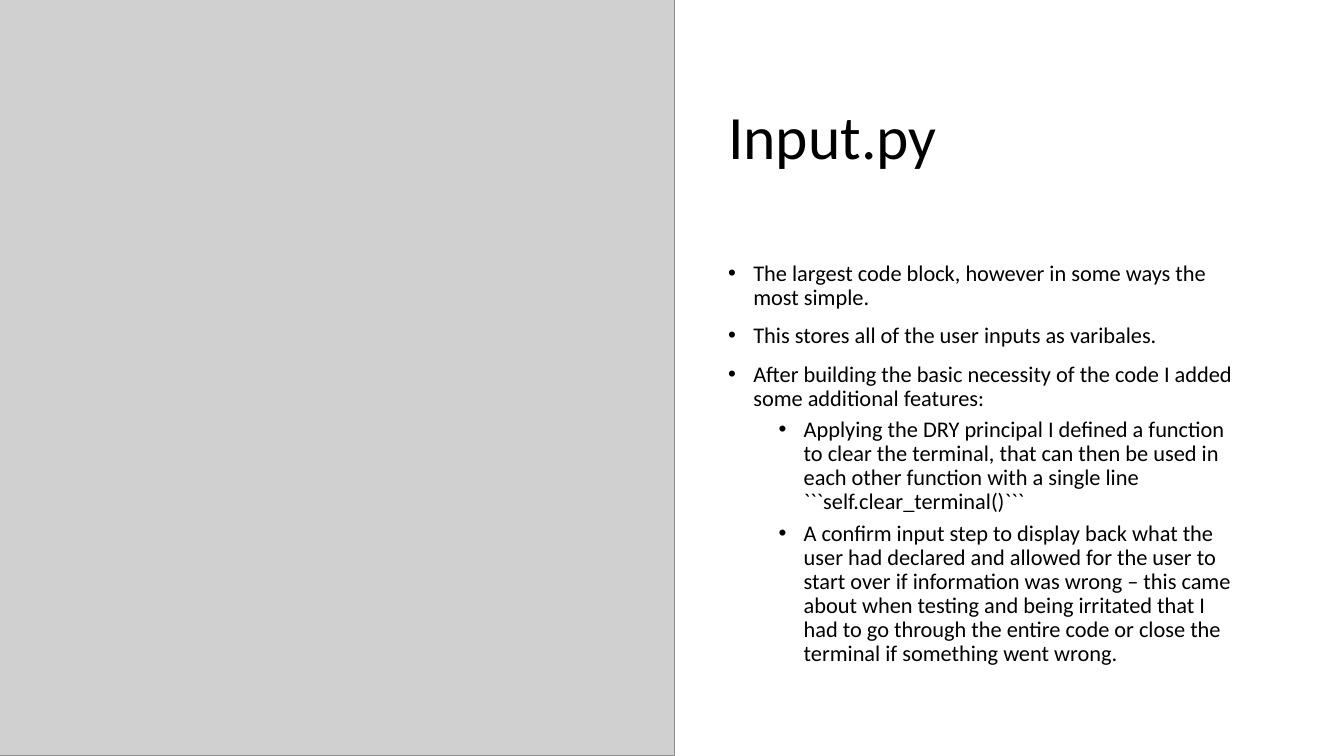
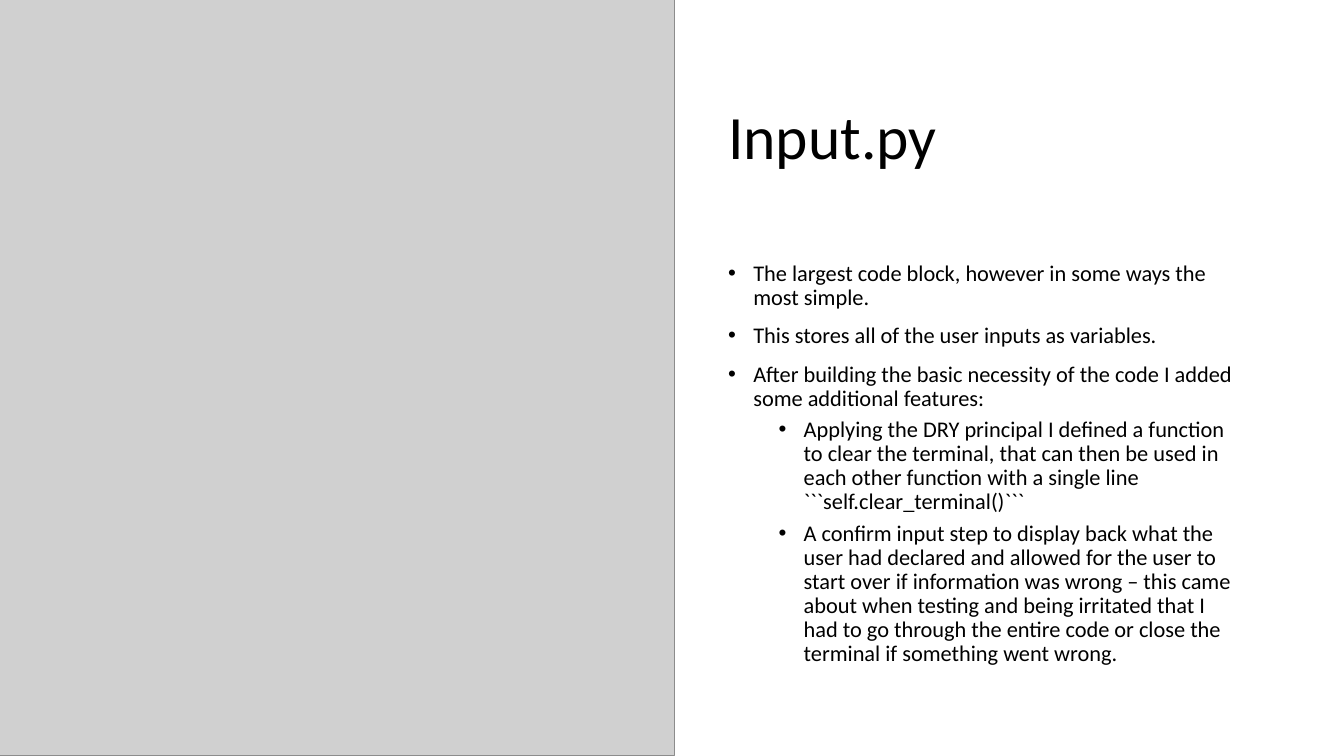
Before and after one commit to dilbot-cot/coder_academy_assignments, a slide deck: slide 5 of dilloncotter_T1A3/ppt/Presentation.pptx. Drawn at 1344x756 pixels with LibreOffice and Linux fonts; fonts in the diff are those of the drawing; grey boxes stand for pictures. Boxes give left, top, right and bottom in pixels: in the first picture for what was removed or moved away, otherwise in the second. Text is boxed around its words. In the diff, an @@ line names an element or a change of style, - is before the commit and + after.

```diff
--- a/dilloncotter_T1A3/ppt/Presentation.pptx
+++ b/dilloncotter_T1A3/ppt/Presentation.pptx
@@ text at [753,327,1156,347]: text changed @@
-• This stores all of the user inputs as varibales.
+• This stores all of the user inputs as variables.
```
Also in this commit, not shown: 8 other slides changed, 3 other files.
